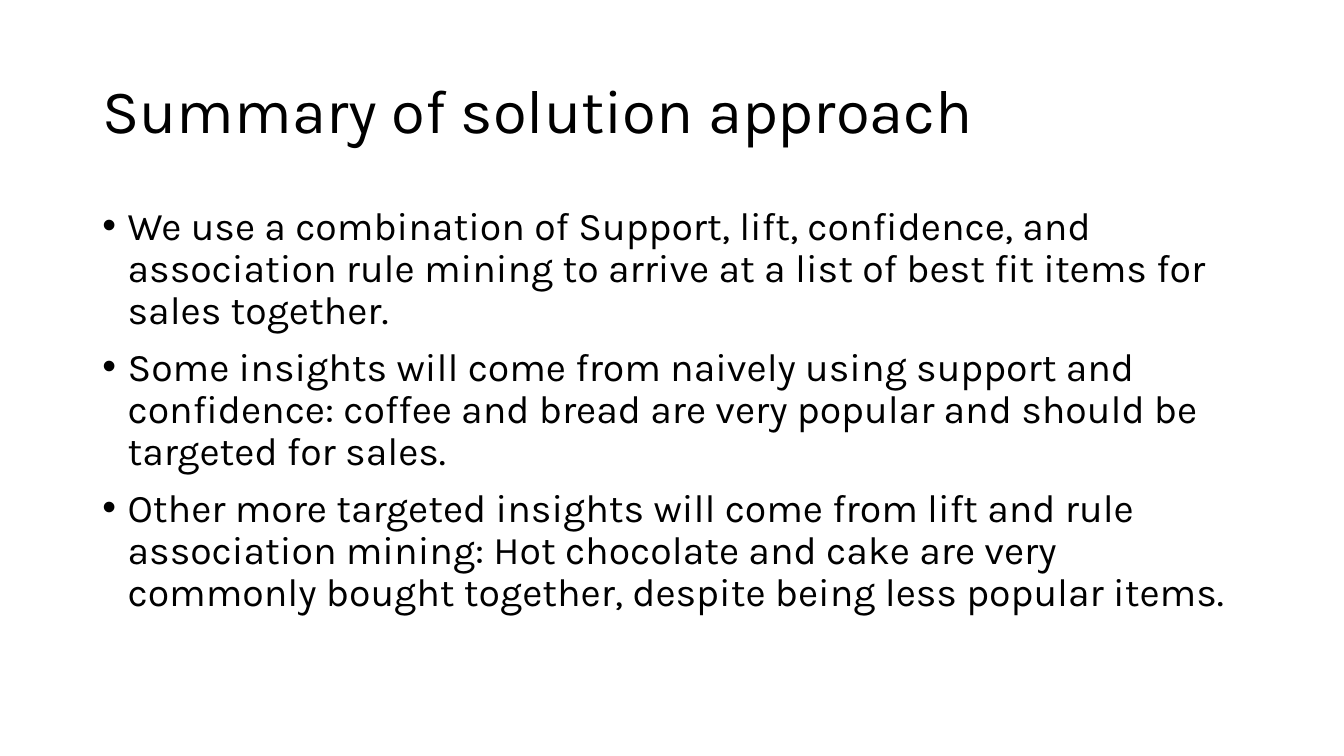
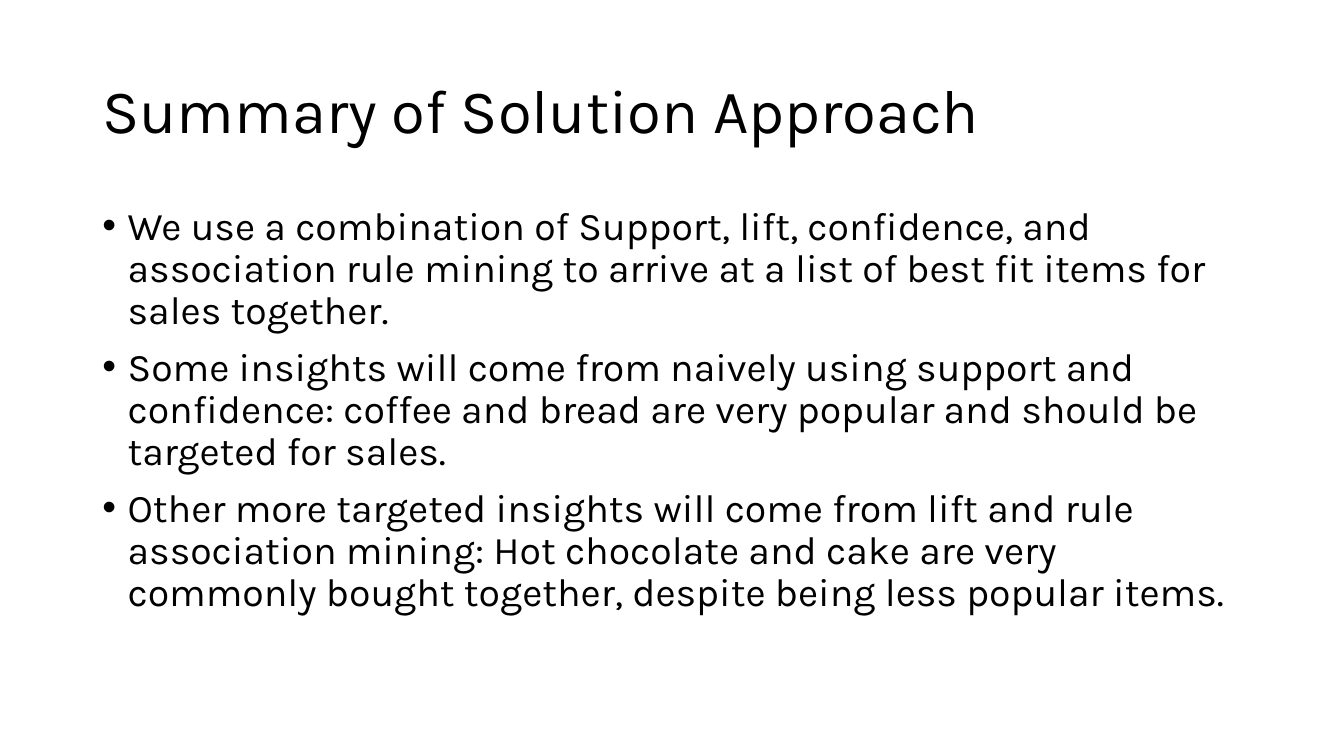
Before and after one commit to KenoPeck/315project, a slide deck: slide 7 of Presentation/Technical Approach.pptx. Drawn at 1344x756 pixels with LibreOffice and Linux fonts; fonts in the diff are those of the drawing. Boxes give left, top, right and bottom in pixels: in the first picture for what was removed or moved away, otherwise in the second. Text is boxed around its words. In the diff, an @@ line names an element or a change of style, - is before the commit and + after.

```diff
--- a/Presentation/Technical Approach.pptx
+++ b/Presentation/Technical Approach.pptx
@@ title at (102, 90, 979, 148): text changed @@
-Summary of solution approach
+Summary of Solution Approach
```
Also in this commit, not shown: 2 other slides changed, 1 other file.
